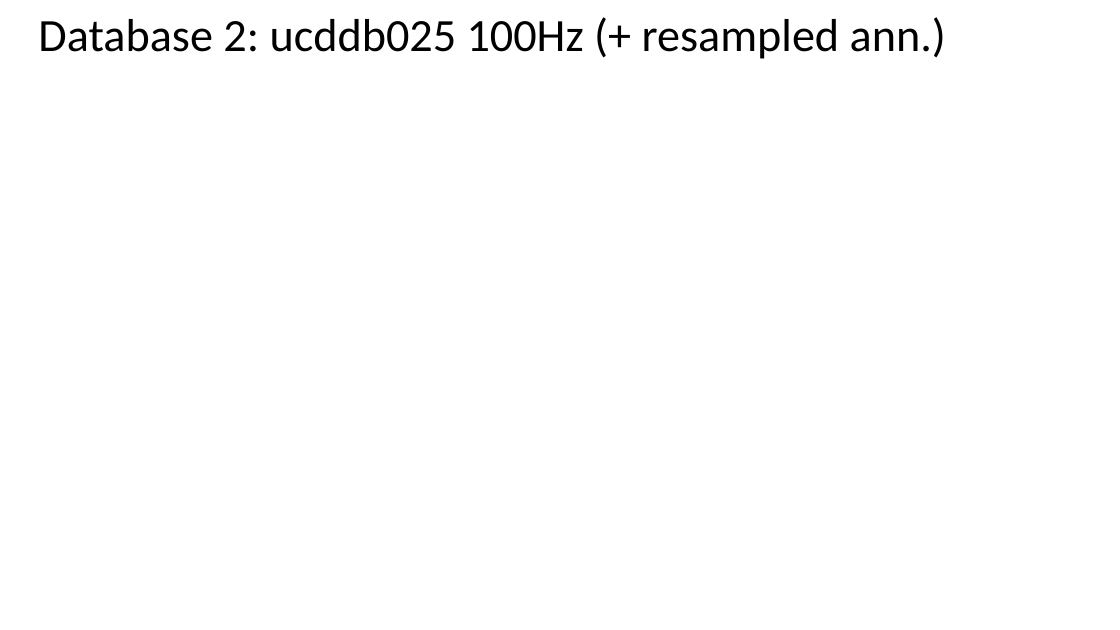
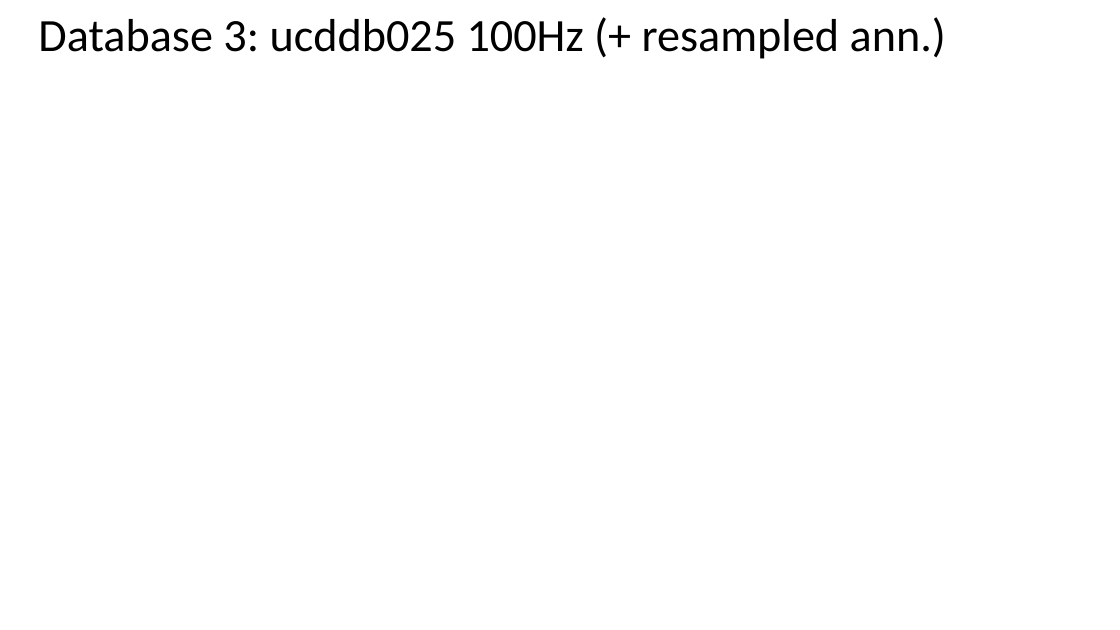
Before and after one commit to AntonioMarsella/github_ecg, a slide deck: slide 5 of db3_ucddb/Resampled/Detecting Sleep Apnea – Projet Period 2 - Resampling - SomeResults.pptx. Drawn at 1120x630 pixels with LibreOffice and Linux fonts; fonts in the diff are those of the drawing; background and template pictures are left out. Boxes give left, top, right and bottom in pixels: in the first picture for what was removed or moved away, otherwise in the second. Text is boxed around its words. In the diff, an @@ line names an element or a change of style, - is before the commit and + after.

Commit message:
typo: Database 2 -> Database 3
changed typo in powerpoint. I was talking about Database 3 not 2

```diff
--- a/db3_ucddb/Resampled/Detecting Sleep Apnea – Projet Period 2 - Resampling - SomeResults.pptx
+++ b/db3_ucddb/Resampled/Detecting Sleep Apnea – Projet Period 2 - Resampling - SomeResults.pptx
@@ title at (38,17,946,59): text changed @@
-Database 2: ucddb025 100Hz (+ resampled ann.)
+Database 3: ucddb025 100Hz (+ resampled ann.)
```
Also in this commit, not shown: 5 other slides changed, 1 other file.
